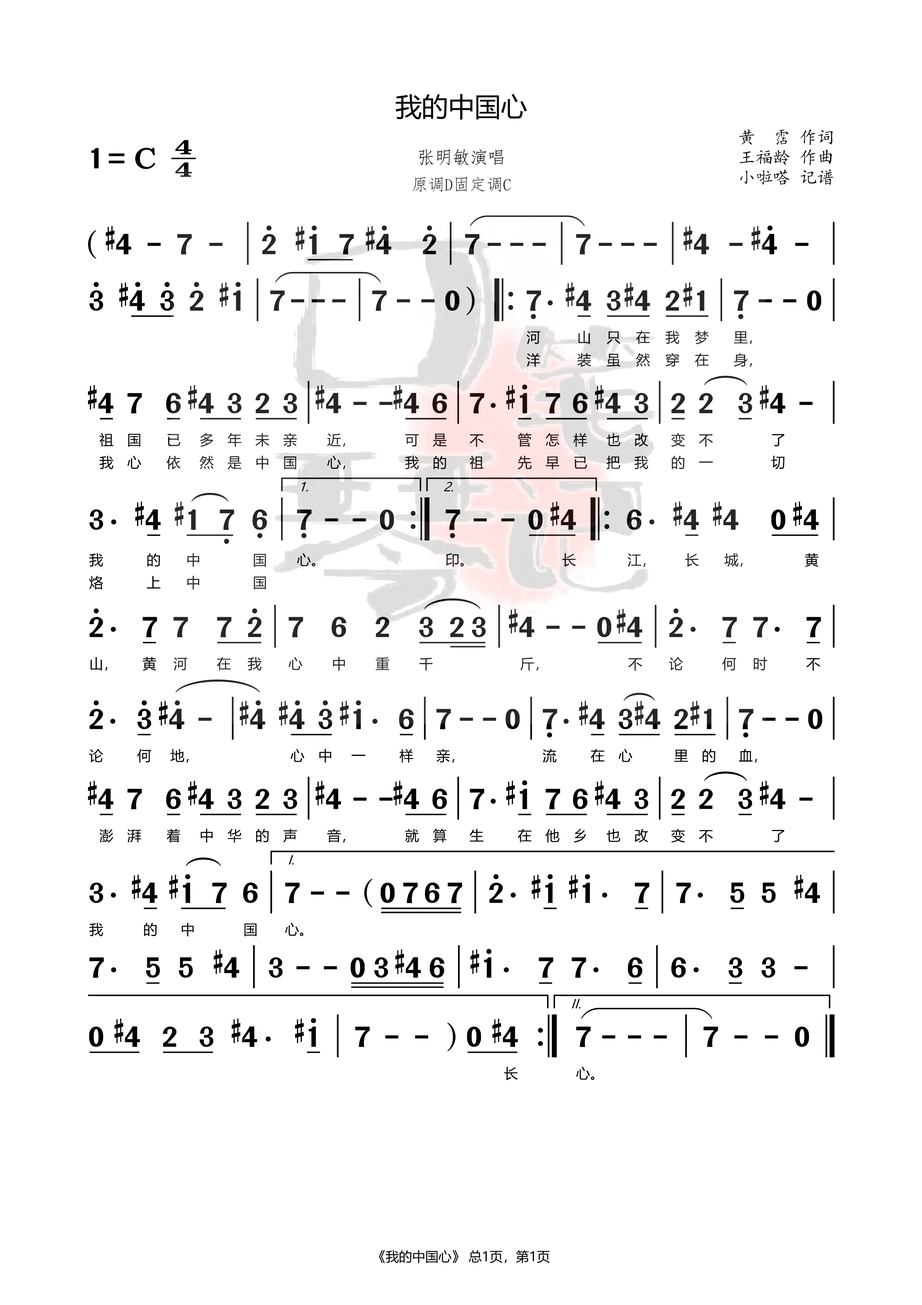
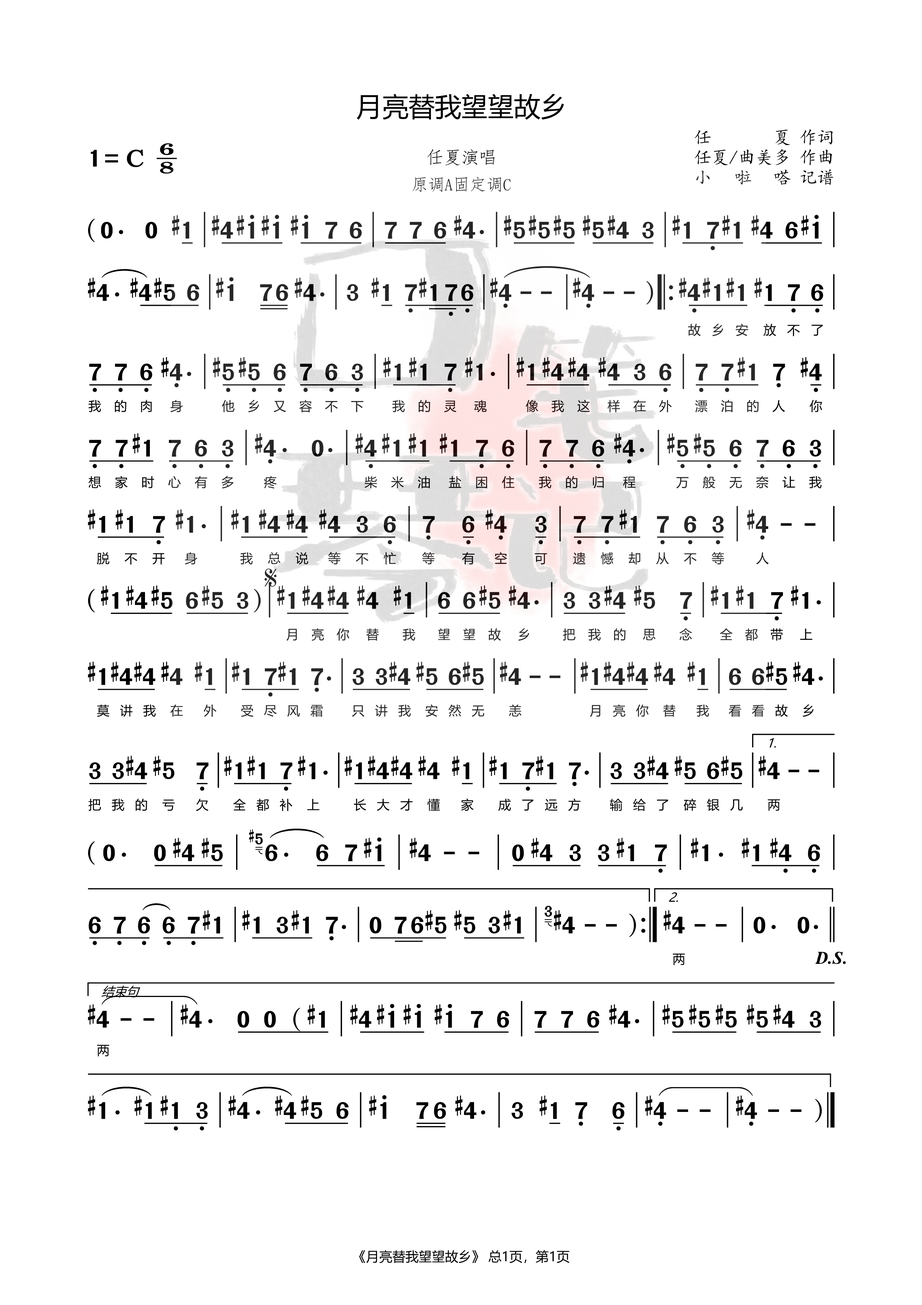
Before/after of a 922×1305 layered artwork. What changed in the layer stack:
added layer "图层 37" above "图层 36" over (87, 93, 847, 1264)
added layer "图层 36" above "图层 35" over (87, 93, 847, 1264)
